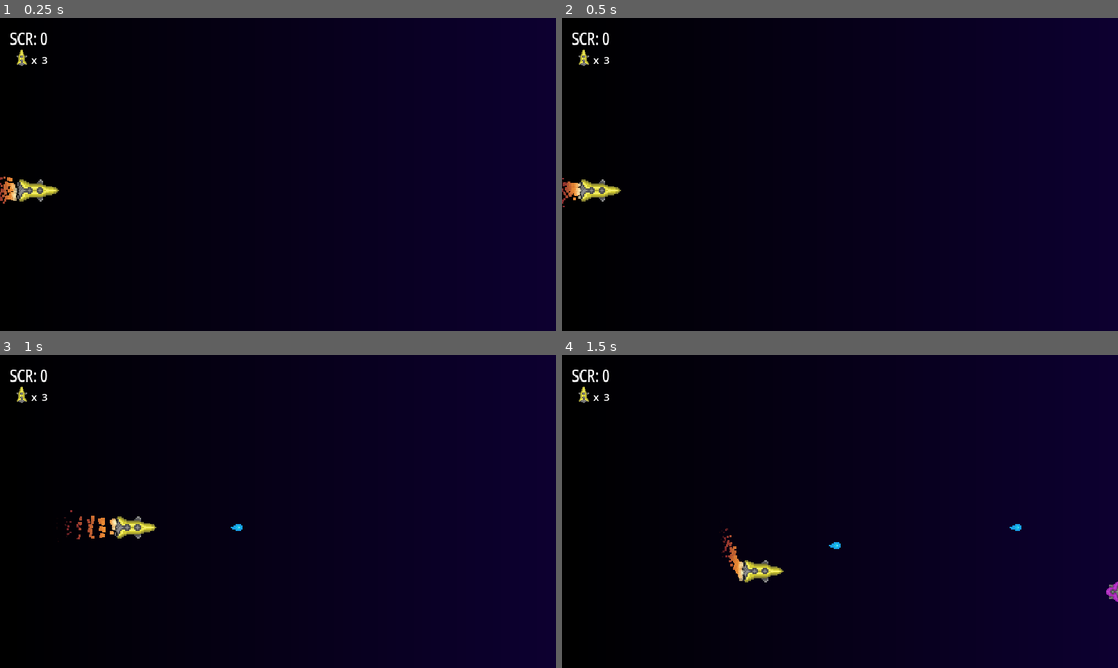
Above: before the commit, frames 1-4 (two rows, left to right).
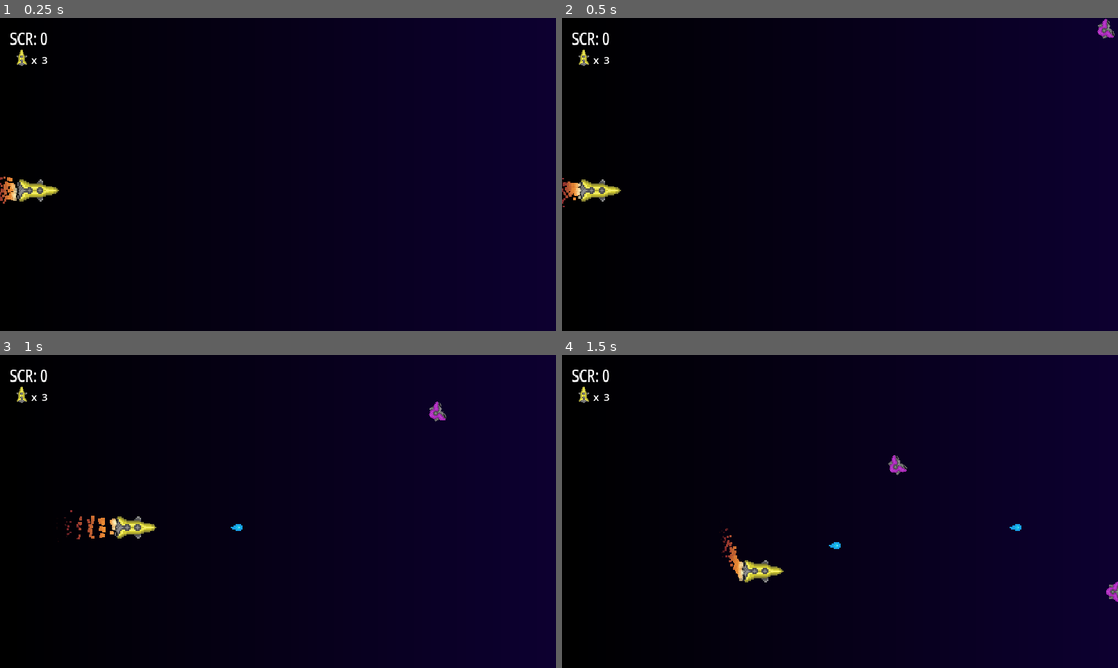
Above: after the commit, the same moments.

Repository: Nordtwig/cassian-crusade
Game: Godot game, scene res://scenes/game.tscn
Same seed, same stepped clock (60 frames per second), same inputs: the game is played once before the commit and once after it.
Inputs:
- Up to frame 1 (0.25 s): no input
- Up to frame 2 (0.5 s): no input
- Up to frame 3 (1 s): hold D (Right) from 0.53 s (still down); tap Space (Shoot) at 0.6 s
- Up to frame 4 (1.5 s): release D (Right) at 1.28 s; hold S (Down) from 1.28 s (still down); tap Space (Shoot) at 1.35 s

Frame 1 is identical in both runs. In frame 2, 0.1% of the frame differs, in the area x 96-100%, y 0-7%; in frame 3, 0.1%; in frame 4, 0.1%.

Commit message:
Add enemies that follow a path

Diff:
--- /dev/null
+++ b/scenes/enemy_path.tscn
@@ -0,0 +1,22 @@
+[gd_scene load_steps=4 format=3 uid="uid://bq7cpaedhposp"]
+
+[ext_resource type="PackedScene" uid="uid://bijkpvq1hcvcj" path="res://scenes/enemy.tscn" id="1_7sxfn"]
+[ext_resource type="Script" path="res://scripts/enemy_path.gd" id="1_ep3bu"]
+
+[sub_resource type="Curve2D" id="Curve2D_uvb0d"]
+_data = {
+"points": PackedVector2Array(0, 0, 0, 0, -369, 640, -113.009, 14.1262, 113.009, -14.1262, 287, 588, -117.247, 128.548, 117.247, -128.548, 582, 435, -103.121, 62.1552, 103.121, -62.1552, 845, 153, 0, 0, 0, 0, 1526, -145)
+}
+point_count = 5
+
+[node name="EnemyPath" type="Path2D"]
+curve = SubResource("Curve2D_uvb0d")
+script = ExtResource("1_ep3bu")
+
+[node name="PathFollow2D" type="PathFollow2D" parent="."]
+position = Vector2(1526, -145)
+rotation = -0.412487
+progress = 2131.85
+
+[node name="Enemy" parent="PathFollow2D" instance=ExtResource("1_7sxfn")]
+speed = 0
--- a/scenes/game.tscn
+++ b/scenes/game.tscn
@@ -6,6 +6,7 @@
 [ext_resource type="PackedScene" uid="uid://dss1sbaevtvlt" path="res://scenes/enemySpawner.tscn" id="3_q6r8p"]
 [ext_resource type="AudioStream" uid="uid://sse6lhlge6ef" path="res://assets/audio/hit.wav" id="5_f8ymr"]
 [ext_resource type="AudioStream" uid="uid://d3ahnria1unjm" path="res://assets/audio/explode.wav" id="6_hagkl"]
+[ext_resource type="PackedScene" uid="uid://bq7cpaedhposp" path="res://scenes/enemy_path.tscn" id="7_221a0"]
 
 [sub_resource type="Gradient" id="Gradient_asfy2"]
 colors = PackedColorArray(0, 0, 0, 1, 0.0528556, 4.02493e-05, 0.19293, 1)
@@ -52,6 +53,9 @@
 [node name="PlayerTakeDamageSound" type="AudioStreamPlayer" parent="."]
 stream = ExtResource("6_hagkl")
 
+[node name="EnemyPath" parent="." instance=ExtResource("7_221a0")]
+position = Vector2(-30, 71)
+
 [connection signal="tookDamage" from="Player" to="." method="_on_player_took_damage"]
 [connection signal="enemySpawned" from="EnemySpawner" to="." method="_on_enemy_spawned"]
 [connection signal="area_entered" from="EnemyDeathZone" to="." method="_on_enemy_death_zone_area_entered"]
--- /dev/null
+++ b/scripts/enemy_path.gd
@@ -0,0 +1,12 @@
+extends Path2D
+
+@onready var pathFollow = $PathFollow2D
+@onready var enemy = $PathFollow2D/Enemy
+
+func _ready():
+	pathFollow.set_progress_ratio(1)
+
+func _process(delta):
+	pathFollow.progress_ratio -= 0.25 * delta
+	if pathFollow.progress_ratio <= 0:
+		queue_free()
Not shown: 1 places in scenes/game.tscn that only renumber resources
